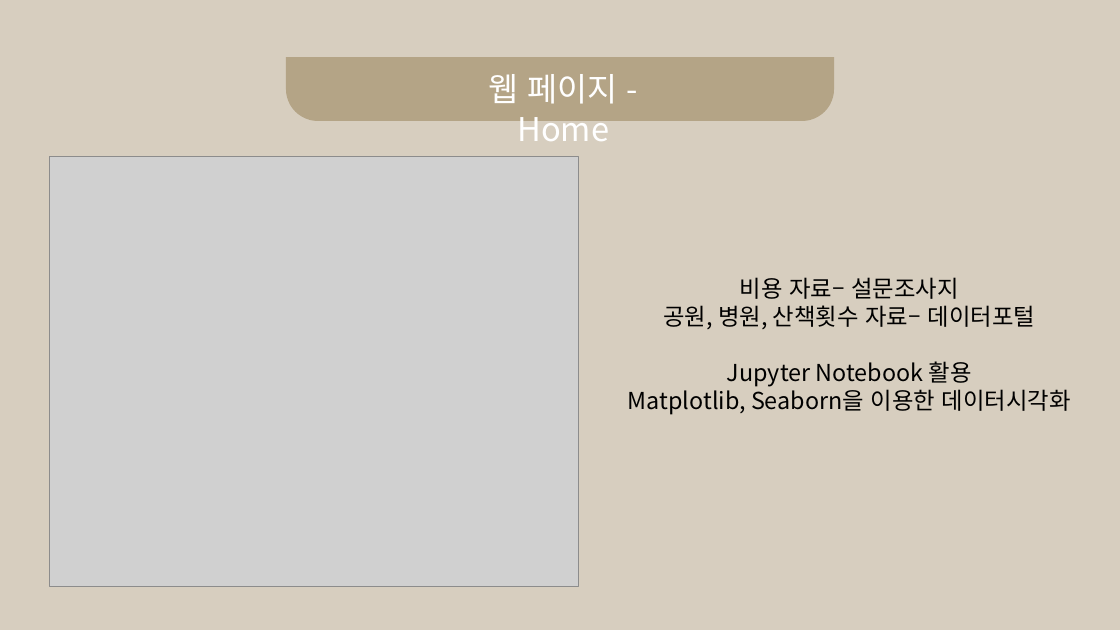
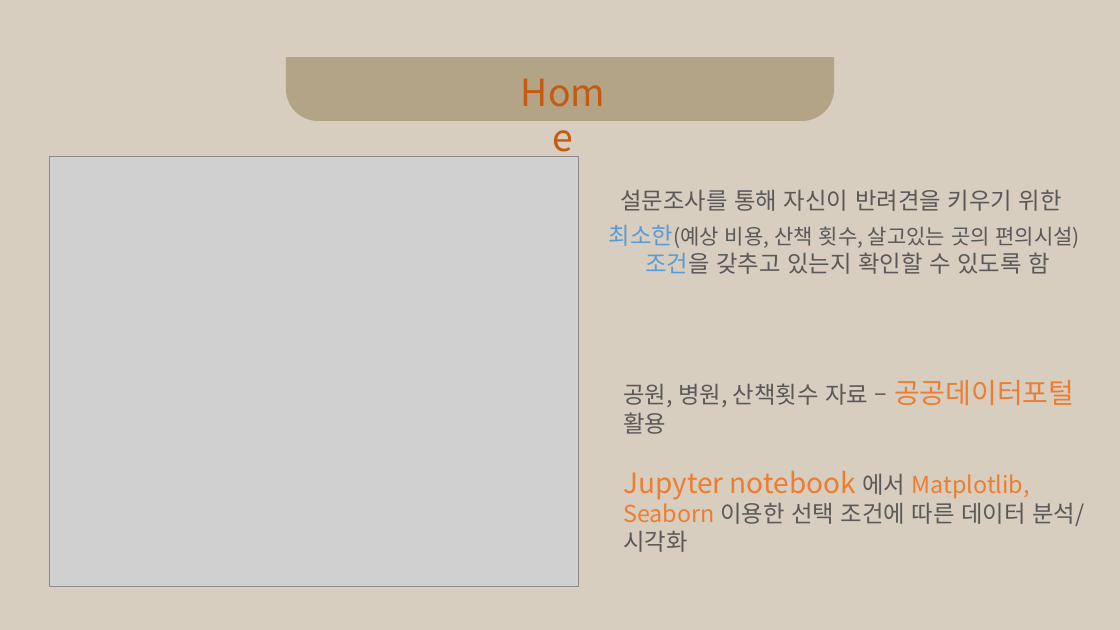
Before and after one commit to MoonYeeun/adopt_dog, a slide deck: slide 8 of adopt_dog .pptx. Drawn at 1120x630 pixels with LibreOffice and Linux fonts; fonts in the diff are those of the drawing; grey boxes stand for pictures. Boxes give left, top, right and bottom in pixels: in the first picture for what was removed or moved away, otherwise in the second. Text is boxed around its words. In the diff, an @@ line names an element or a change of style, - is before the commit and + after.

```diff
--- a/adopt_dog .pptx
+++ b/adopt_dog .pptx
@@ text at (488,74,617,141): text changed; size 28 to 32 pt; text colour #FFFFFF to #C55A11 @@
-웹 페이지 - Home
+Home
@@ text added at (609,190,1080,274), 20 pt, text #595959 @@
+설문조사를 통해 자신이 반려견을 키우기 위한
+최소한(예상 비용, 산책 횟수, 살고있는 곳의 편의시설)
+조건을 갖추고 있는지 확인할 수 있도록 함
@@ text at (623,380,1084,552): text changed; text colour #000000 to #ED7D31 @@
-비용 자료– 설문조사지
-공원, 병원, 산책횟수 자료– 데이터포털
-Jupyter Notebook 활용
-Matplotlib, Seaborn을 이용한 데이터시각화
+공원, 병원, 산책횟수 자료 – 공공데이터포털 활용
+Jupyter notebook 에서 Matplotlib, Seaborn 이용한 선택 조건에 따른 데이터 분석/ 시각화
```
Also in this commit, not shown: 15 other slides changed.
